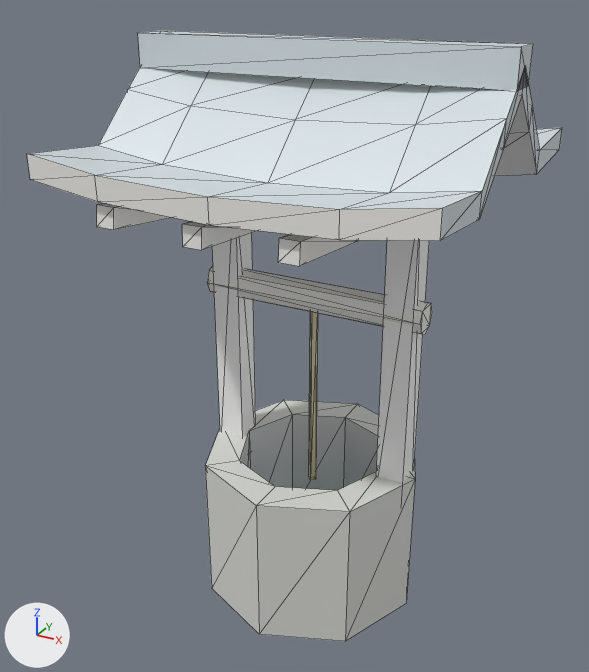
What one commit did to the glTF model xia-ai-town/assets/hd2d/props/well.glb.
One viewpoint serves both versions: a 50 mm camera at (2.97, -5.75, 5.35) aimed at (-0.16, -0.07, 2.51). Arrows for +X, +Y and +Z are at lower left; the lights stay in place. The older version comes first. Mesh edges are drawn as thin lines. Vertices at exactly the same position are counted once.

In view in the first picture: 'well'.
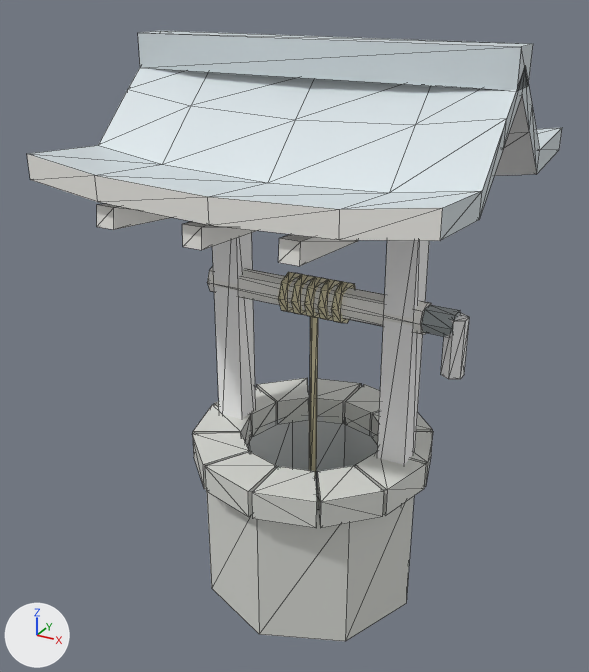
Changed parts and their boxes (x1, y1, x2, y2) in the pictures (589 x 672 px):
```json
{"part": 1, "of": "me_well", "change": "added", "after": [441, 313, 469, 379]}
{"part": 2, "of": "me_well", "change": "added", "after": [278, 272, 301, 312]}
{"part": 3, "of": "me_well", "change": "added", "after": [291, 274, 314, 315], "on screen": "beige"}
{"part": 4, "of": "me_well", "change": "added", "after": [304, 277, 328, 318], "on screen": "beige"}
{"part": 5, "of": "me_well", "change": "added", "after": [318, 279, 341, 321], "on screen": "beige"}
{"part": 6, "of": "me_well", "change": "added", "after": [331, 281, 356, 323], "on screen": "beige"}
{"part": 7, "of": "me_well", "change": "added", "after": [421, 305, 461, 337]}
{"part": 8, "of": "me_well", "change": "added", "after": [193, 378, 433, 528]}
```

Scene script edits in JSON lines:
```json
{"op": "add", "block": "mat_xia_p3_iron", "code": ["mat_xia_p3_iron = principled_material('XIA_P3_iron')", "mat_xia_p3_iron.base_color = (0.32, 0.36, 0.37)  # grey #99a2a4", "mat_xia_p3_iron.roughness = 0.4"]}
{"block": "me_well", "where": "# used by ob_well; location = (0.0, 0.0, 0.0)"}
{"op": "remove", "block": "me_well", "code": "me_well.from_pydata(...)  # 226 vertices, 354 faces; spans x -1.56..1.56, y -1.5..1.5, z 0.0..4.94"}
{"op": "add", "block": "me_well", "code": "me_well.from_pydata(...)  # 426 vertices, 678 faces; spans x -1.56..1.56, y -1.5..1.5, z 0.0..4.94"}
{"block": "me_well", "change": "me_well part 1: a new loose piece, a 6-sided cylinder along z spanning x 1.17..1.33, y -0.09..0.09, z 2.44..2.94, in mat_xia_p3_wood (white #f8f8f8)"}
{"block": "me_well", "change": "me_well part 2: a new loose piece, an 8-sided cylinder along x spanning x -0.25..-0.188, y -0.181..0.181, z 2.694..3.056, in mat_xia_p3_straw (beige #ddd4ad)"}
{"block": "me_well", "change": "me_well part 3: a new loose piece, an 8-sided cylinder along x spanning x -0.125..-0.062, y -0.181..0.181, z 2.694..3.056, in mat_xia_p3_straw (beige #ddd4ad)"}
{"block": "me_well", "change": "me_well part 4: a new loose piece, an 8-sided cylinder along x spanning x 0.0..0.062, y -0.181..0.181, z 2.694..3.056, in mat_xia_p3_straw (beige #ddd4ad)"}
{"block": "me_well", "change": "me_well part 5: a new loose piece, an 8-sided cylinder along x spanning x 0.125..0.188, y -0.181..0.181, z 2.694..3.056, in mat_xia_p3_straw (beige #ddd4ad)"}
{"block": "me_well", "change": "me_well part 6: a new loose piece, an 8-sided cylinder along x spanning x 0.25..0.312, y -0.181..0.181, z 2.694..3.056, in mat_xia_p3_straw (beige #ddd4ad)"}
{"block": "me_well", "change": "me_well part 7: a new loose piece, a 6-sided cylinder along x spanning x 1.0..1.25, y -0.11..0.11, z 2.78..2.97, in mat_xia_p3_iron (grey #99a2a4)"}
{"block": "me_well", "change": "me_well part 8"}
{"block": "me_well", "change": "48 vertices are added at x -1.09..1.09, y -1.09..1.09, z 1.31"}
{"block": "me_well", "change": "48 new vertices lie (0.0, 0.0, 0.25) away from vertices in x -1.09..1.09, y -1.09..1.09, z 1.31"}
{"block": "me_well", "change": "144 new faces join them, mat_xia_p3_stone (light grey #ddded8)"}
{"op": "add", "block": "me_well", "code": "me_well.materials.append(mat_xia_p3_iron)  # grey #99a2a4"}
```
